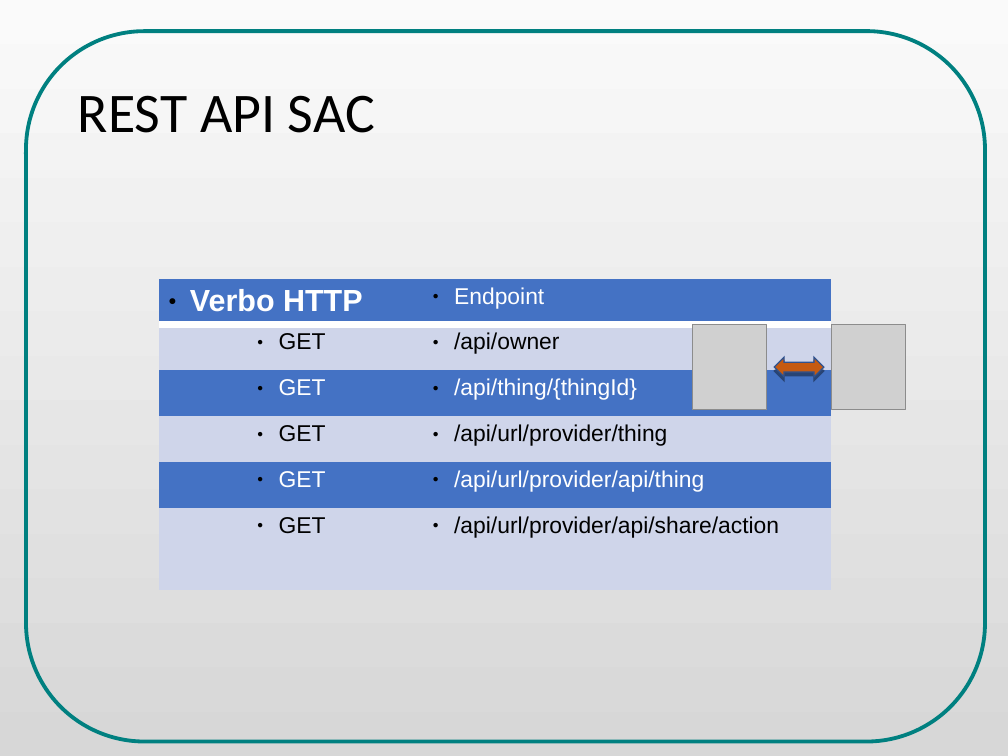
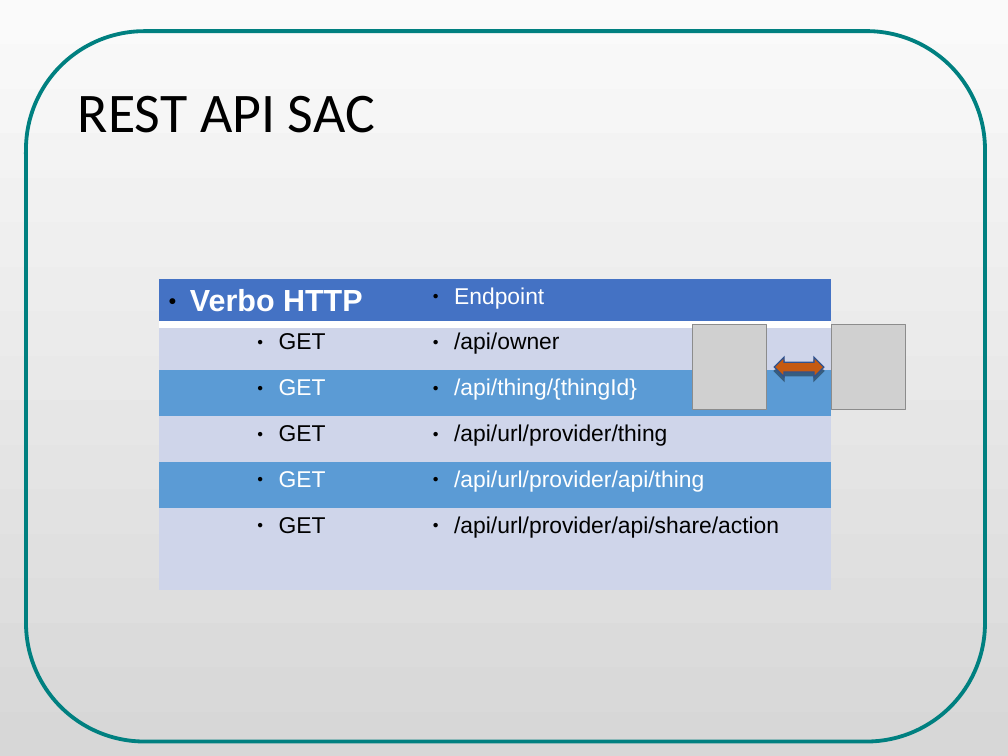
Before and after one commit to danielsalgadop/sac, a slide deck: slide 33 of docs/presentation/social_access_controller_ODP_final.odp. Drawn at 1008x756 pixels with LibreOffice and Linux fonts; fonts in the diff are those of the drawing; grey boxes stand for pictures. Boxes give left, top, right and bottom in pixels: in the first picture for what was removed or moved away, otherwise in the second. Text is boxed around its words. In the diff, an @@ line names an element or a change of style, - is before the commit and + after.

```diff
--- a/docs/presentation/social_access_controller_ODP_final.odp
+++ b/docs/presentation/social_access_controller_ODP_final.odp
@@ table at [159,279,831,542] @@
@@ fill #4472C4 to #5B9BD5 in 4 cells @@
```
Also in this commit, not shown: 5 other slides changed, 1 slide added, 1 slide removed.
